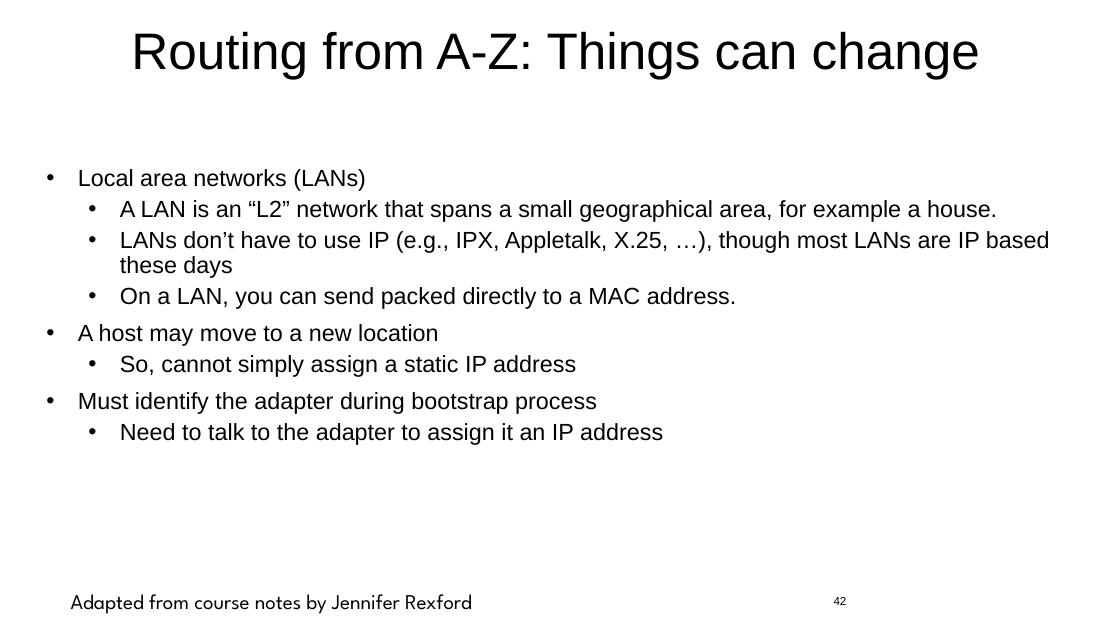
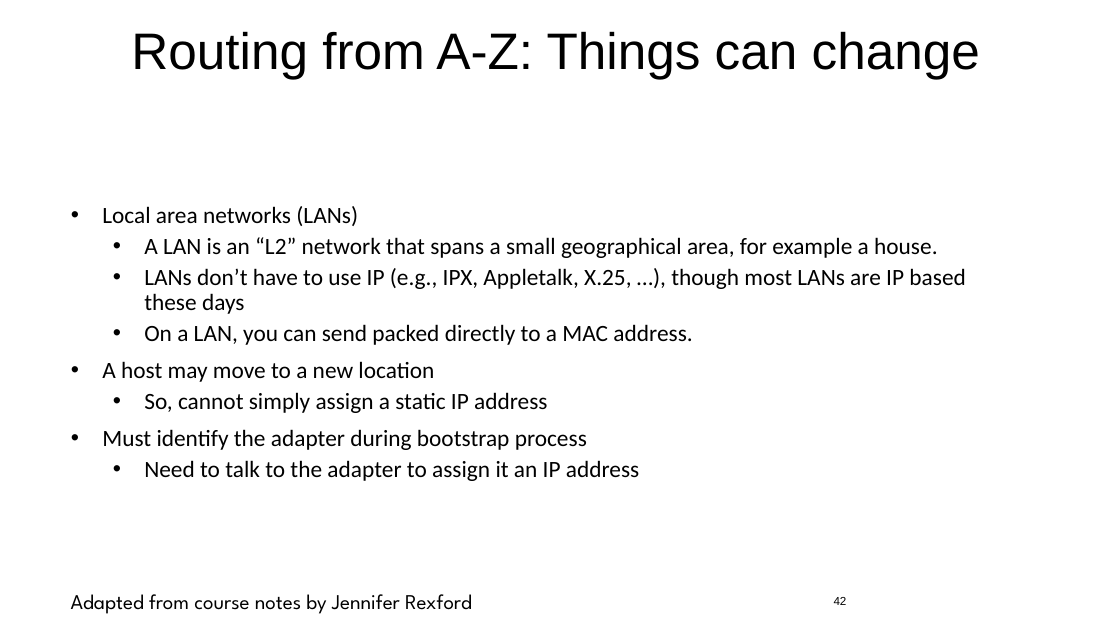
Before and after one commit to jlmucb/class_notes, a slide deck: slide 42 of IoT/pptx/IoTSoftwareNetworking.pptx. Drawn at 1120x630 pixels with LibreOffice and Linux fonts; fonts in the diff are those of the drawing. Boxes give left, top, right and bottom in pixels: in the first picture for what was removed or moved away, otherwise in the second. Text is boxed around its words. In the diff, an @@ line names an element or a change of style, - is before the commit and + after.

```diff
--- a/IoT/pptx/IoTSoftwareNetworking.pptx
+++ b/IoT/pptx/IoTSoftwareNetworking.pptx
@@ text "Local area networks (LANs)": place and size @@
-text "Local area networks (LANs)" at (78,169,1050,445)
+text "Local area networks (LANs)" at (102,206,966,481)
@@ text "Local area networks (LANs)" at (102,206,966,481): font Arial to Calibri @@
```
Also in this commit, not shown: 21 other slides changed, 1 slide added.
